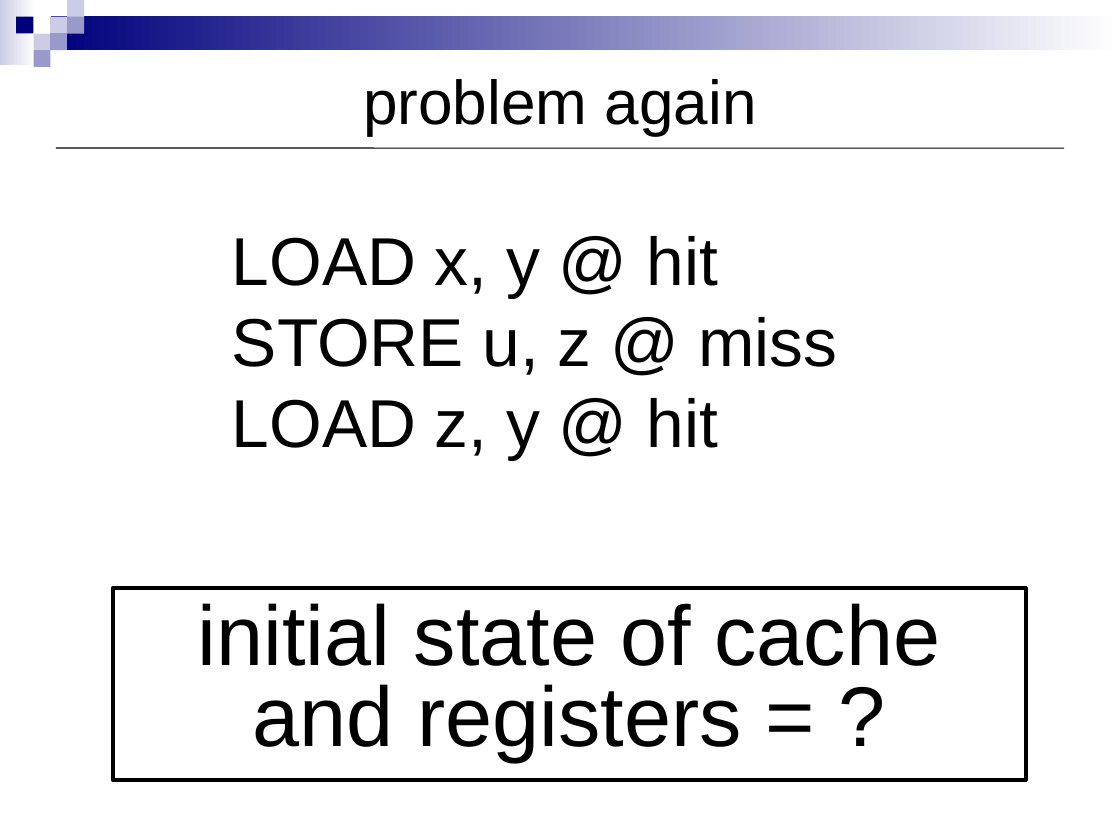
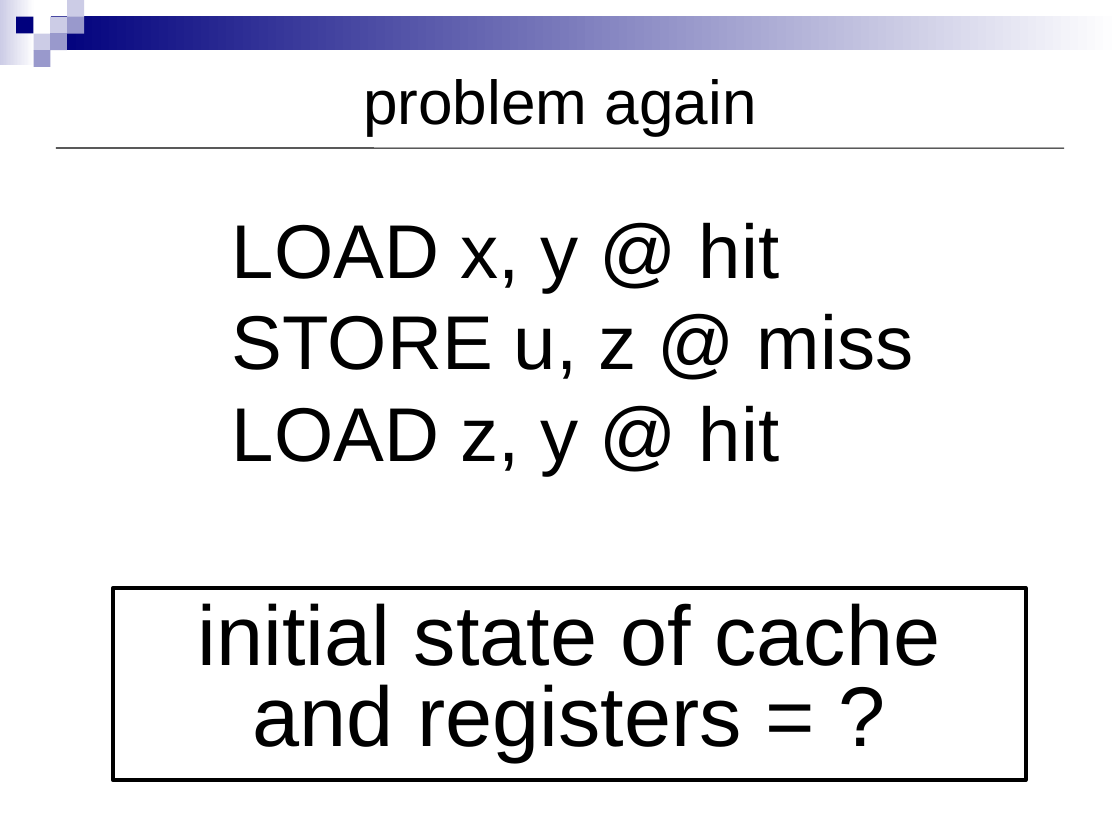
Before and after one commit to kornevgen/tesla-project, a slide deck: slide 9 of papers/SYRCoSE2009/show/syrcose09.ppt (slide 6 before the commit). Drawn at 1120x840 pixels with LibreOffice and Linux fonts; fonts in the diff are those of the drawing. Boxes give left, top, right and bottom in pixels: in the first picture for what was removed or moved away, otherwise in the second. Text is boxed around its words. In the diff, an @@ line names an element or a change of style, - is before the commit and + after.

```diff
--- a/papers/SYRCoSE2009/show/syrcose09.ppt
+++ b/papers/SYRCoSE2009/show/syrcose09.ppt
@@ subtitle "LOAD x, y @ hit ..." at (x1=232, y1=222, x2=914, y2=475): size 48 to 54 pt; more space between paragraphs @@
```
Also in this commit, not shown: 11 other slides changed, 3 slides added.
